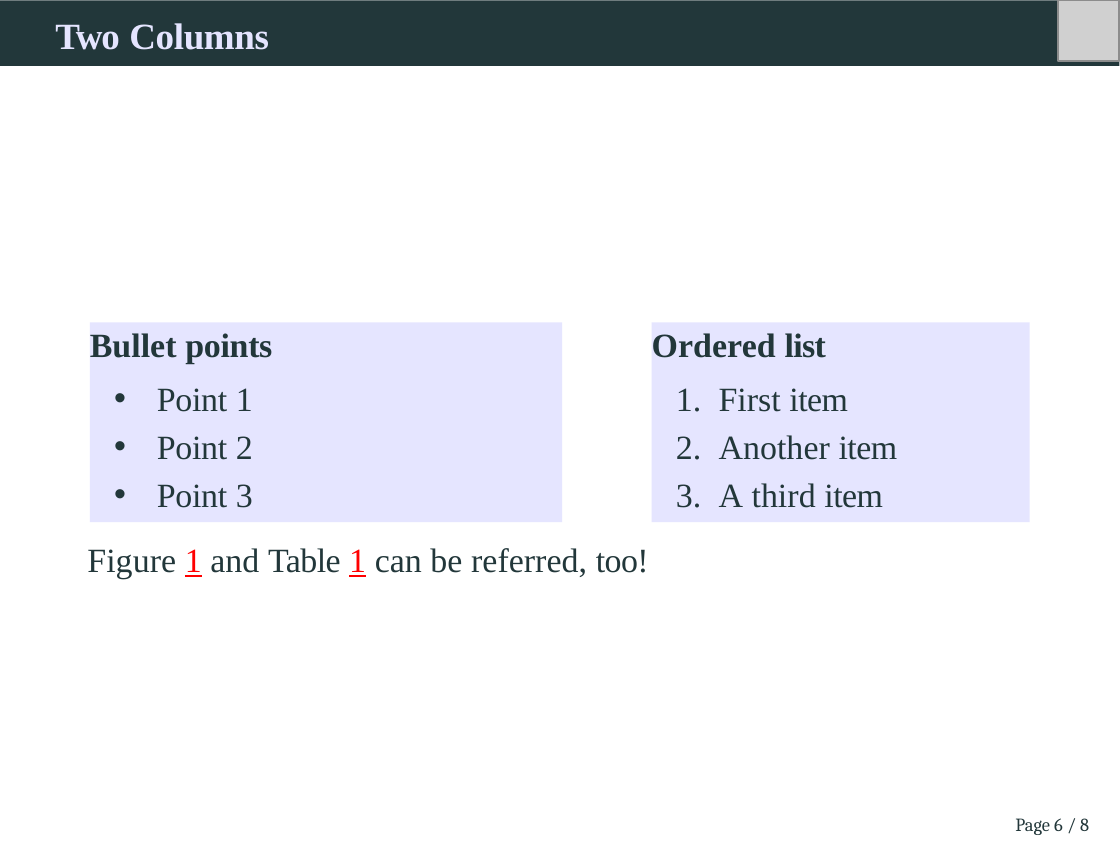
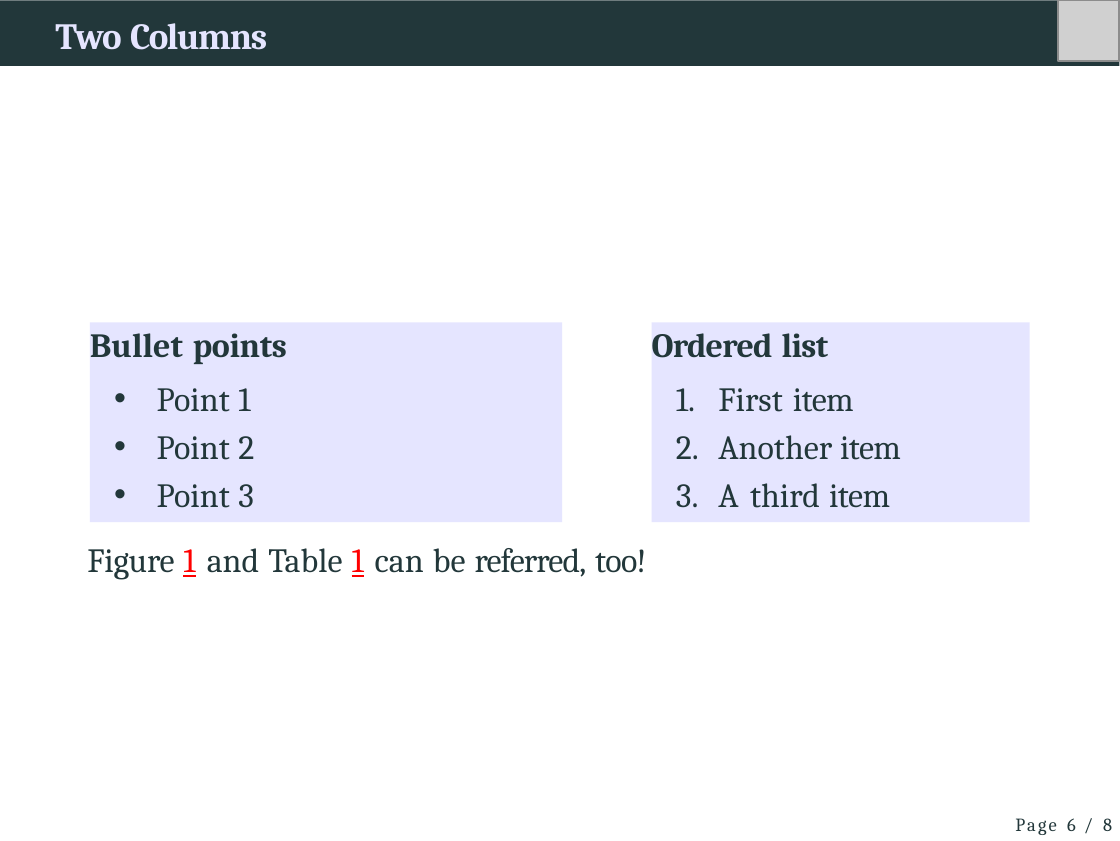
Before and after one commit to jinghuazhao/physalia, a slide deck: slide 6 of docs/slides/slides.pptx. Drawn at 1120x841 pixels with LibreOffice and Linux fonts; fonts in the diff are those of the drawing; grey boxes stand for pictures; background and template pictures are left out. Boxes give left, top, right and bottom in pixels: in the first picture for what was removed or moved away, otherwise in the second. Text is boxed around its words. In the diff, an @@ line names an element or a change of style, - is before the commit and + after.

```diff
--- a/docs/slides/slides.pptx
+++ b/docs/slides/slides.pptx
@@ title "Two Columns" at (x1=55, y1=23, x2=267, y2=50): font Times New Roman to Cambria; letter spacing -0.4 to -0.2 pt in "Two"; letter spacing -0.1 to -0.5 pt in "Columns"; indent changed @@
@@ rectangle "Bullet points" at (x1=89, y1=322, x2=562, y2=522): font Times New Roman to Cambria; letter spacing -0.1 to 0 pt in "Point", "Point", "Point"; letter spacing -0.5 to 0.1 pt in "1"; letter spacing -0.5 to -0.6 pt in "2", "3" @@
@@ rectangle "Ordered list" at (x1=651, y1=322, x2=1029, y2=522): font Times New Roman to Cambria; letter spacing 0 to -0.2 pt in "Ordered"; letter spacing 0 to 0.7 pt in "A" @@
@@ text "Figure 1 and Table 1 ..." at (x1=87, y1=548, x2=646, y2=580): font Times New Roman to Cambria; letter spacing 0 to -0.1 pt in "Figure"; letter spacing 0 to 0.7 pt in "1 1"; letter spacing -0.2 to 0 pt in "Table"; letter spacing 0 to -0.3 pt in "referred," @@
@@ page number at (x1=1067, y1=818, x2=1112, y2=831): letter spacing 0 to 0.8 pt in "Page"; letter spacing 0 to 0.6 pt in "/"; letter spacing -0.6 to -0.5 pt in "8" @@
```
Also in this commit, not shown: 7 other slides changed, 1 other file.
